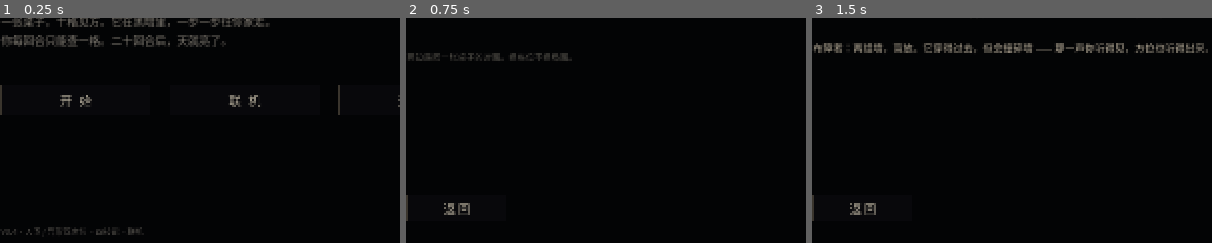
Above: before the commit, frames 1-3 (left to right).
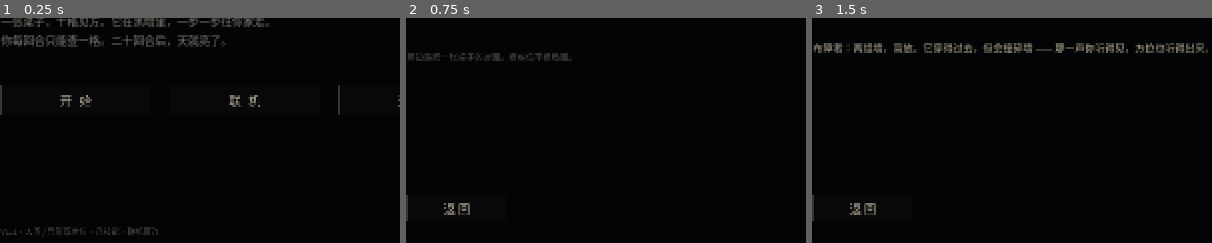
Above: after the commit, the same moments.

Repository: milumilu111/-
Game: Godot game, scene res://menu.tscn
The game is run twice, just before and just after one commit, with the same random seed, the same clock (stepped at 60 frames per second) and the same inputs. Sound files missing from this copy of the repository are replaced by a short silence.
Inputs:
- Up to frame 1 (0.25 s): no input
- Up to frame 2 (0.75 s): click "开 始" at 0.5 s
- Up to frame 3 (1.5 s): click "人 类 · 值 班 员" at 1.25 s
The pictures show only the part of the screen within x 10-60%, y 45-95%; the shares and areas given below are measured in that part.

The runs differ from the first frame. In frame 1, 0.1% of the frame differs, in the area x 2-40%, y 92-97%; in frame 2, nothing differs; in frame 3, nothing differs.

Commit message:
标题页改到 v1.1，README 补一张最新标题图

Diff:
--- a/menu.gd
+++ b/menu.gd
@@ -188,7 +188,7 @@
 	_button("联   机", Vector2(500, 540), 300, 62, func(): _show_page(3))
 	_button("退   出", Vector2(838, 540), 300, 62, func(): get_tree().quit())
 
-	_label("v0.4 · 人类 / 异形双席位 · 四技能 · 联机", 16, Color(0.30, 0.29, 0.27), Vector2(162, 820), 900)
+	_label("v1.1 · 人类 / 异形双席位 · 八技能 · 联机直连", 16, Color(0.30, 0.29, 0.27), Vector2(162, 820), 900)
 
 
 # ---------------------------------------------------------------- 第 1 页：选阵营
Binary file added: docs/menu.png
Binary file removed: docs/menu1.png
